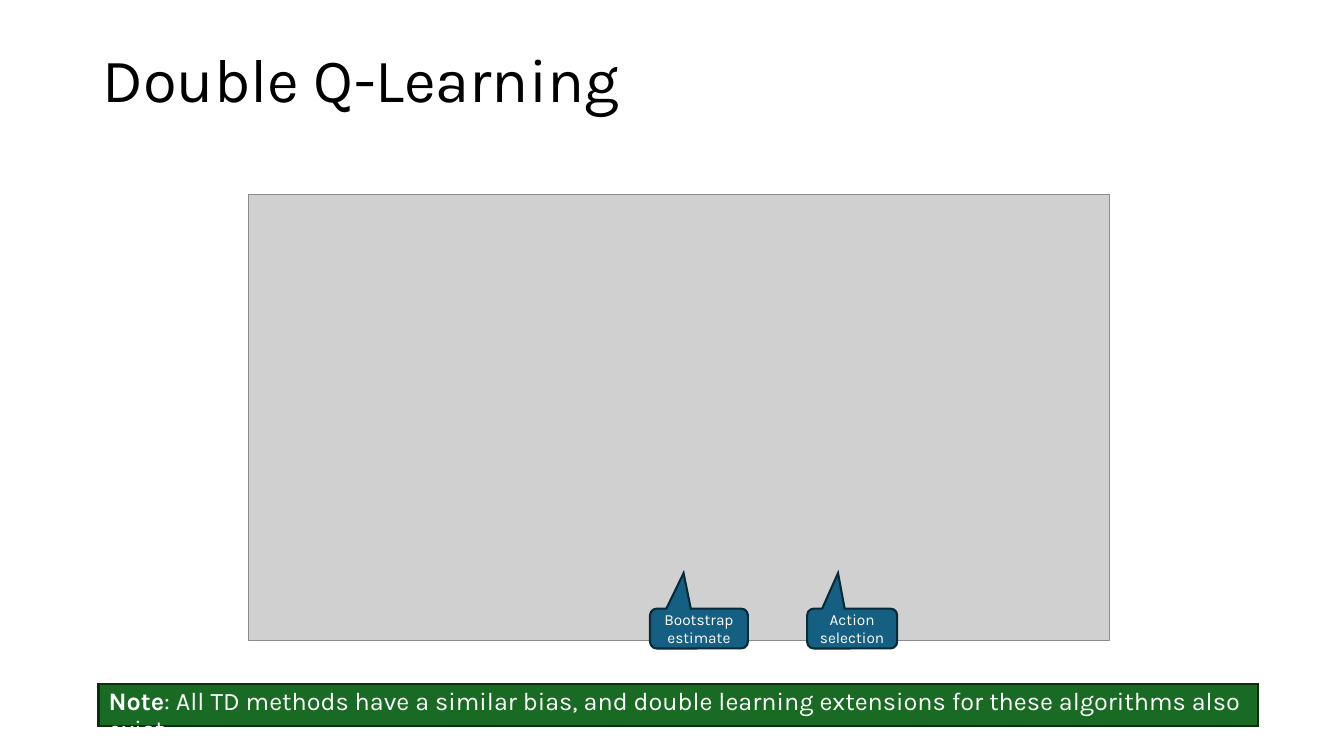
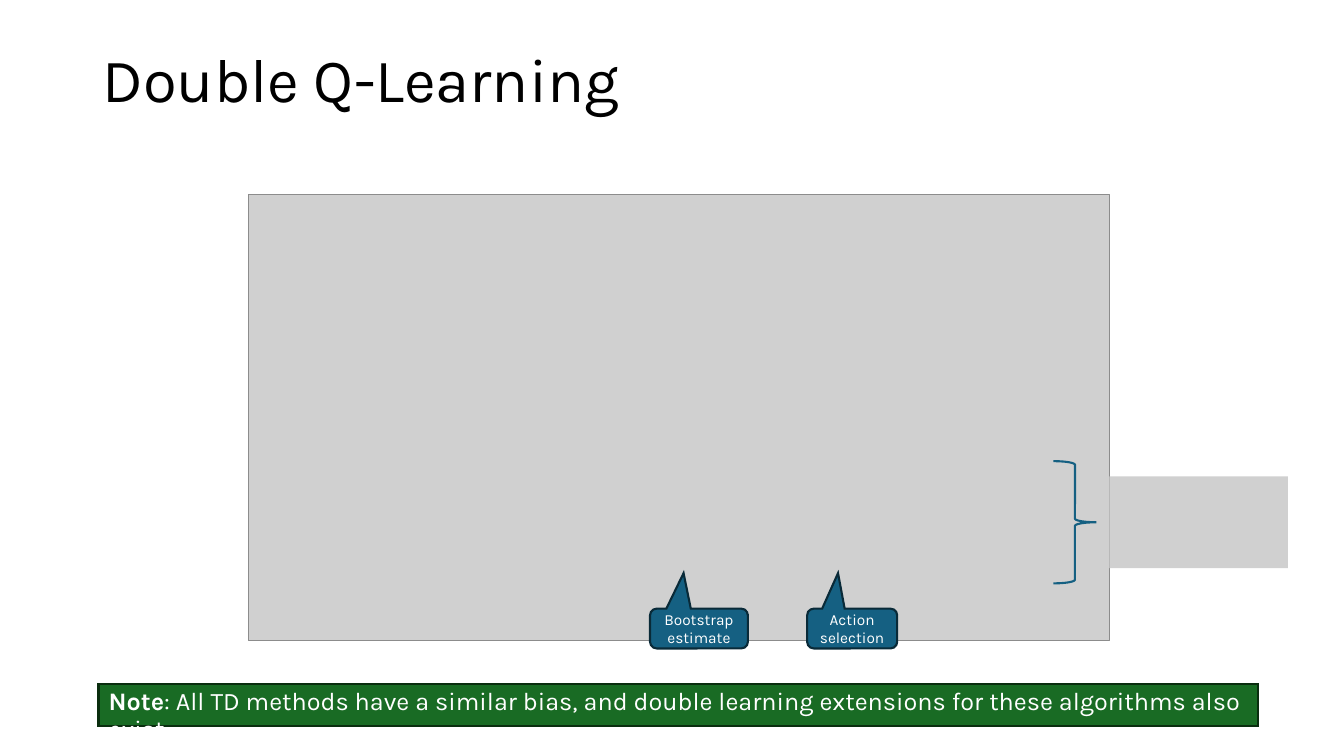
Before and after one commit to mhahsler/Introduction_to_Reinforcement_Learning, a slide deck: slide 18 of slides/Lecture_Chapter06.pptx (slide 16 before the commit). Drawn at 1344x756 pixels with LibreOffice and Linux fonts; fonts in the diff are those of the drawing; grey boxes stand for pictures. Boxes give left, top, right and bottom in pixels: in the first picture for what was removed or moved away, otherwise in the second. Text is boxed around its words. In the diff, an @@ line names an element or a change of style, - is before the commit and + after.

```diff
--- a/slides/Lecture_Chapter06.pptx
+++ b/slides/Lecture_Chapter06.pptx
@@ right brace added at [1054,461,1097,583], outline #156082 1.5 pt @@
@@ picture added at [1110,477,1289,569] @@
```
Also in this commit, not shown: 16 other slides changed, 2 slides added, 7 other files.
